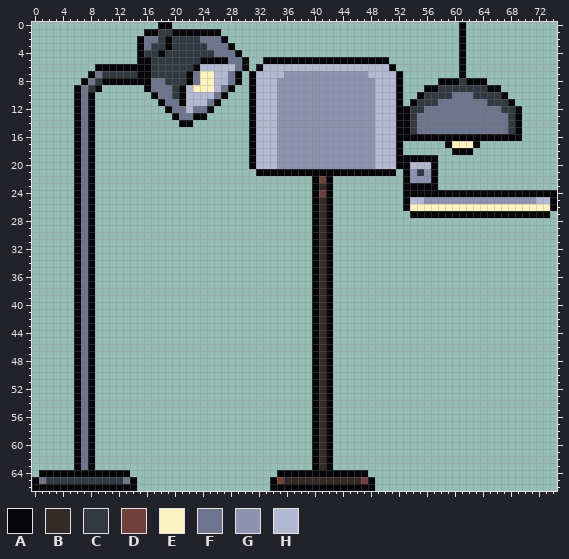
Two states of a pixel-art file, Assets/Electric Device/Lamps/Lamps.aseprite. The first picture shows the starting point.
75x67 pixels, 1 frame.
Palette (. is transparent): A #060608  B #322b28  C #333941  D #71413b  E #fef3c0  F #6d758d  G #8b93af  H #b3b9d1
Pixels before (only the part around the change), first column x 47:
17 GGHHHA......AEEEA......
18 GGHHHA.......AAA.......
19 GGHHHAAAAAA............
20 GGHHHAAHHHA............
21 AAAAA.AGCGA............
22 ......AGGGA............
23 ......AAAAA............
24 ......AAAAAAAAAAAAAAAAA
25 ......AHHGGGGGGGGGGGGGG
26 ......AEEEEEEEEEEEEEEEE
27 .......AAAAAAAAAAAAAAAA
28 .......................
29 .......................
30 .......................
31 .......................
32 .......................
33 .......................
34 .......................
35 .......................
36 .......................
37 .......................
38 .......................
39 .......................
40 .......................
41 .......................
42 .......................
43 .......................
44 .......................
New version:
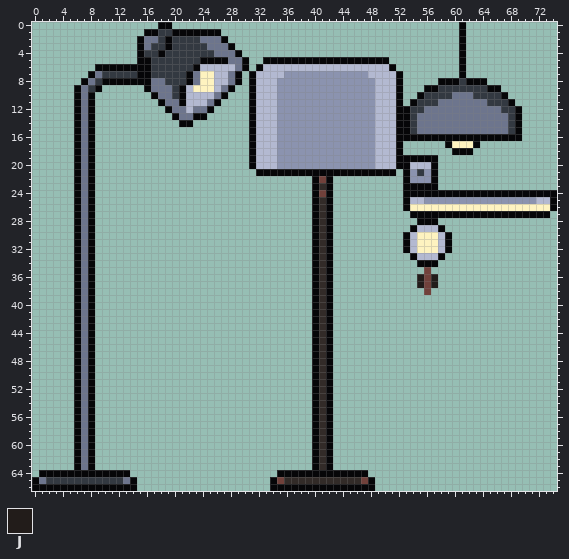
Colours new in this view: J #221c1a
The author wrote: Create blinking lamps
Changes in this commit:
Colour A is added in row 28 at x 55 to 57; in row 29 at x 54 and 58; in rows 30 to 32 at x 53 and 59; in row 33 at x 54 and 58; in row 34 at x 55 to 57.
Colour D is added in rows 35 to 38 at x 56.
Colour E is added in rows 30 to 32 at x 55 to 57.
Colour H is added in row 29 at x 55 to 57; in rows 30 to 32 at x 54 and 58; in row 33 at x 55 to 57.
Colour J is added in rows 36 to 37 at x 55 and 57.
Pixel boxes of the changes (left, top, right, bottom) in both pictures:
added: (403, 218, 452, 295)
